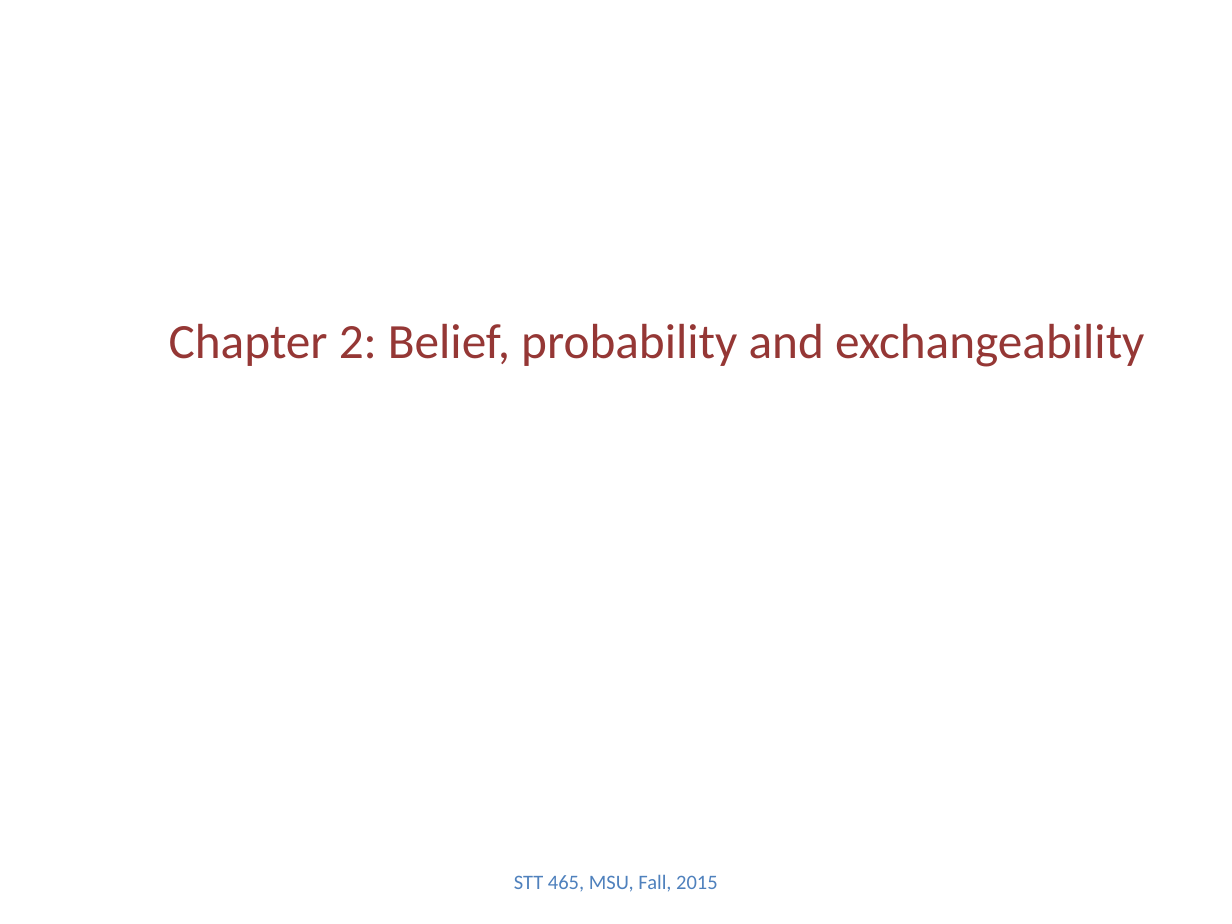
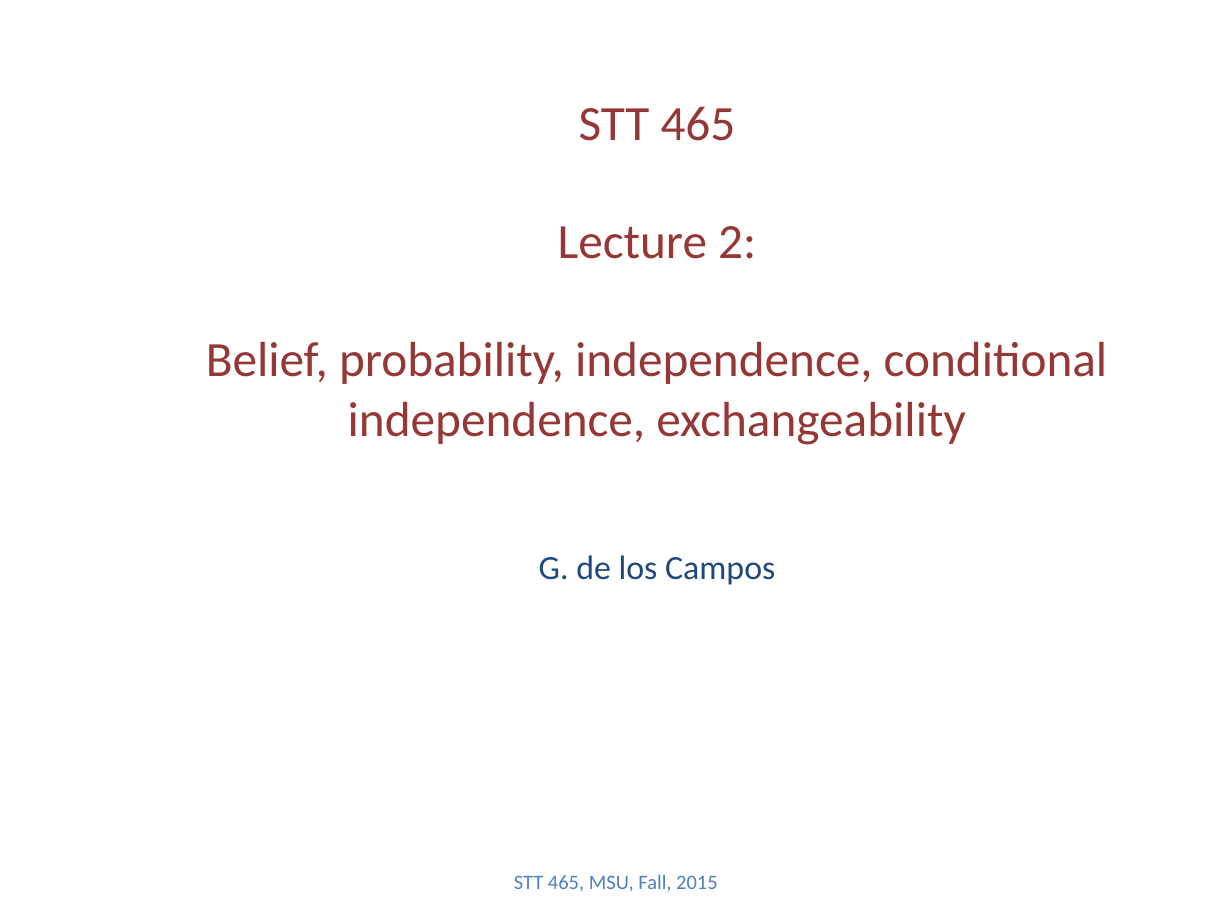
Before and after one commit to Boukos/STT465, a slide deck: slide 1 of STT465_2.pptx. Drawn at 1232x924 pixels with LibreOffice and Linux fonts; fonts in the diff are those of the drawing. Boxes give left, top, right and bottom in pixels: in the first picture for what was removed or moved away, otherwise in the second. Text is boxed around its words. In the diff, an @@ line names an element or a change of style, - is before the commit and + after.

```diff
--- a/STT465_2.pptx
+++ b/STT465_2.pptx
@@ title at (x1=206, y1=106, x2=1108, y2=585): text changed @@
-Chapter 2: Belief, probability and exchangeability
+STT 465
+Lecture 2:
+Belief, probability, independence, conditional independence, exchangeability
+G. de los Campos
```
Also in this commit, not shown: 1 other slide changed, 6 slides added, 3 other files.
